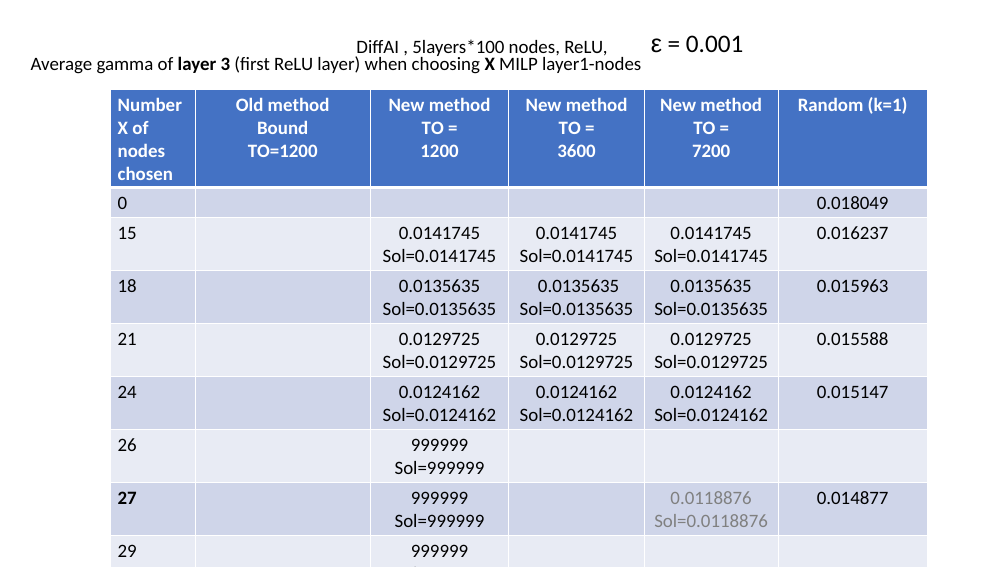
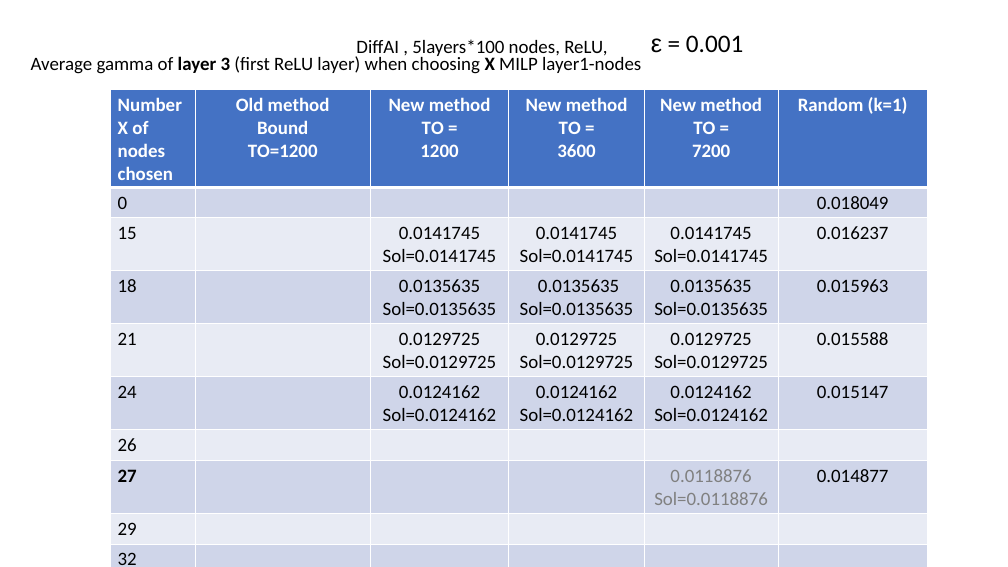
Before and after one commit to blaisegenest/vericompensate, a slide deck: slide 20 of lipschitz/Liptscitz.pptx. Drawn at 1008x567 pixels with LibreOffice and Linux fonts; fonts in the diff are those of the drawing. Boxes give left, top, right and bottom in pixels: in the first picture for what was removed or moved away, otherwise in the second. Text is boxed around its words. In the diff, an @@ line names an element or a change of style, - is before the commit and + after.

Commit message:
update table

```diff
--- a/lipschitz/Liptscitz.pptx
+++ b/lipschitz/Liptscitz.pptx
@@ table at (110,89,929,567) @@
-row 7, column 3: 999999 / Sol=999999
+row 7, column 3: 
-row 8, column 3: 999999 / Sol=999999
+row 8, column 3: 
-row 9, column 3: 999999 / Sol=999999
+row 9, column 3: 
```
